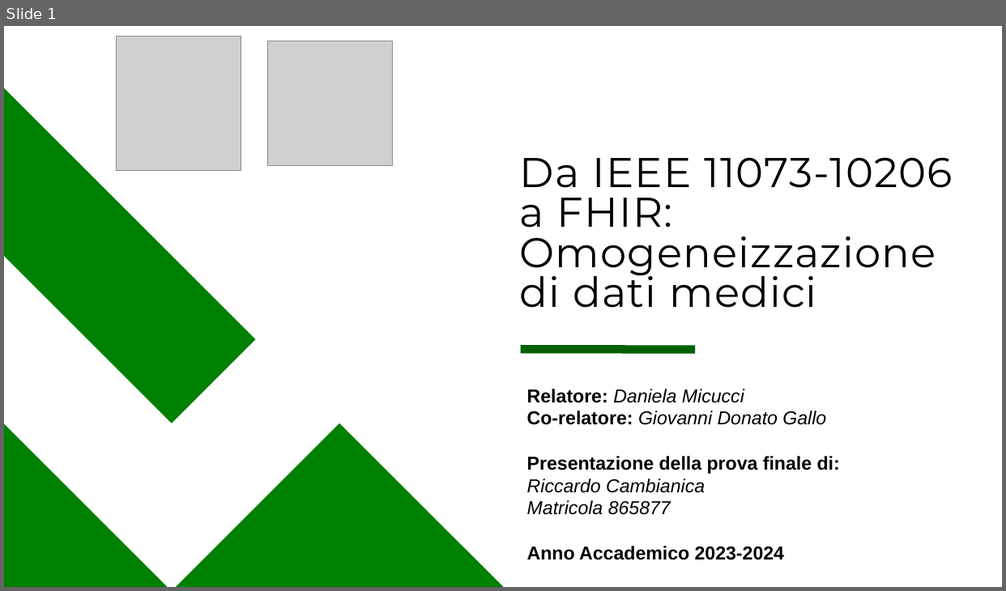
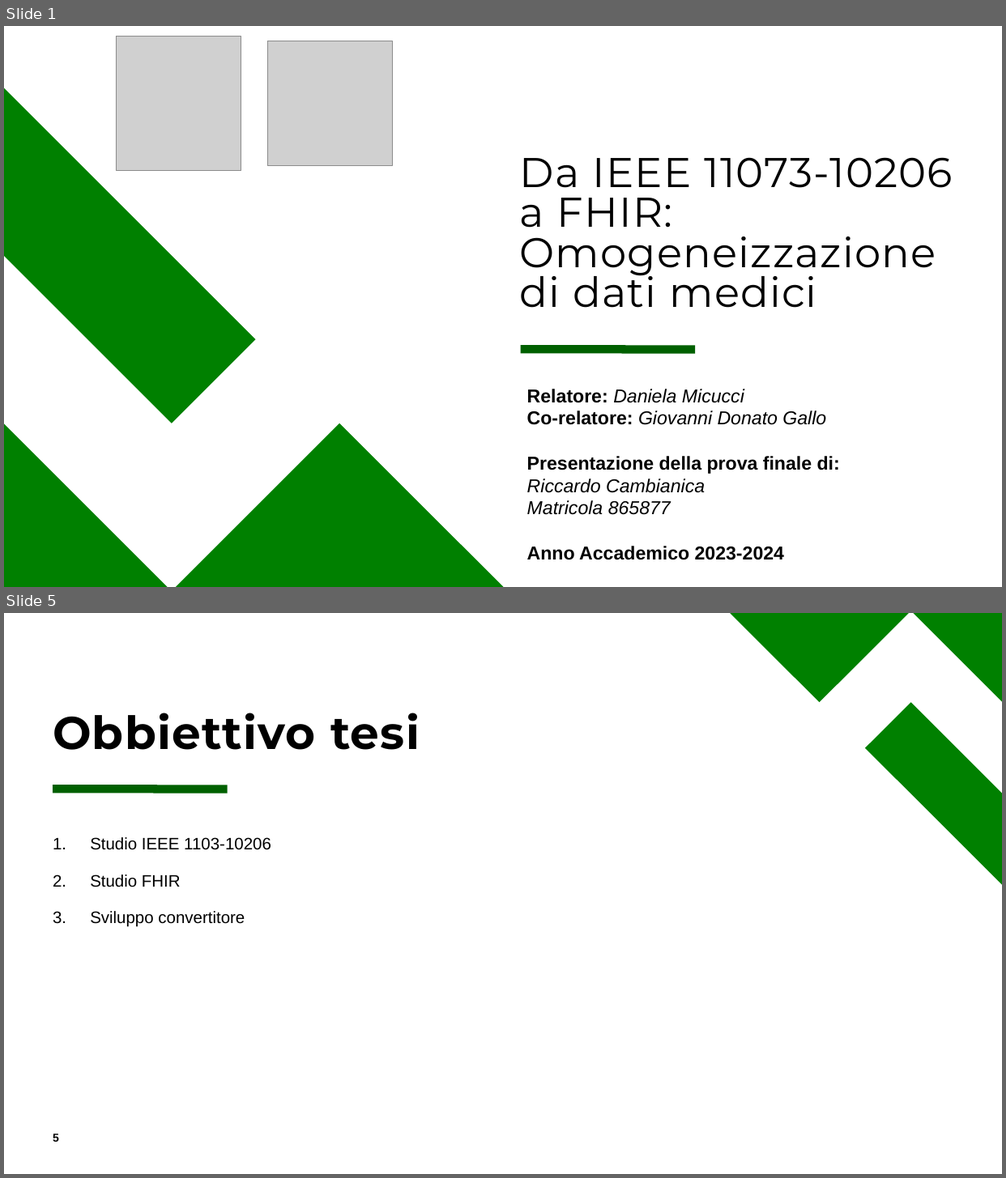
Before and after one commit to rcambianica/Stage, a slide deck: Relazione/Da IEEE 11073-10206 a FHIR.pptx. Shown one above the other, each under a label of ours: slide 1 before the commit, slides 1 and 5 after it; the slides between them are not shown. The pictures are 1006x591 and 1006x1178 pixels, drawn with LibreOffice and Linux fonts; fonts in the diff are those of the drawing; grey boxes stand for pictures. Boxes give left, top, right and bottom in pixels: in the first picture for what was removed or moved away, otherwise in the second. Text is boxed around its words. In the diff, an @@ line names an element or a change of style, - is before the commit and + after.

Commit message:
versione definitiva tesi e presentazione

```diff
--- a/Relazione/Da IEEE 11073-10206 a FHIR.pptx
+++ b/Relazione/Da IEEE 11073-10206 a FHIR.pptx
@@ slide 5 added at (x1=4, y1=613, x2=1002, y2=1174), background #FFFFFF @@
@@ freeform shape added at (x1=731, y1=613, x2=909, y2=702), fill #008000 @@
@@ freeform shape added at (x1=914, y1=613, x2=1002, y2=702), fill #008000 @@
@@ freeform shape added at (x1=865, y1=702, x2=1002, y2=884), fill #008000 @@
@@ title added at (x1=53, y1=713, x2=420, y2=750), 44 pt, text #000000, bold @@
+Obbiettivo tesi
@@ line added from (53, 789) to (227, 789), #006000 8 pt @@
@@ text added at (x1=90, y1=837, x2=271, y2=927), 16 pt, text #000000 @@
+1. Studio IEEE 1103-10206
+2. Studio FHIR
+3. Sviluppo convertitore
@@ page number added at (x1=53, y1=1134, x2=59, y2=1142), 11 pt, text #000000, bold @@
+5
```
Also in this commit, not shown: 5 other slides added, 2 slides removed, 12 other files.
